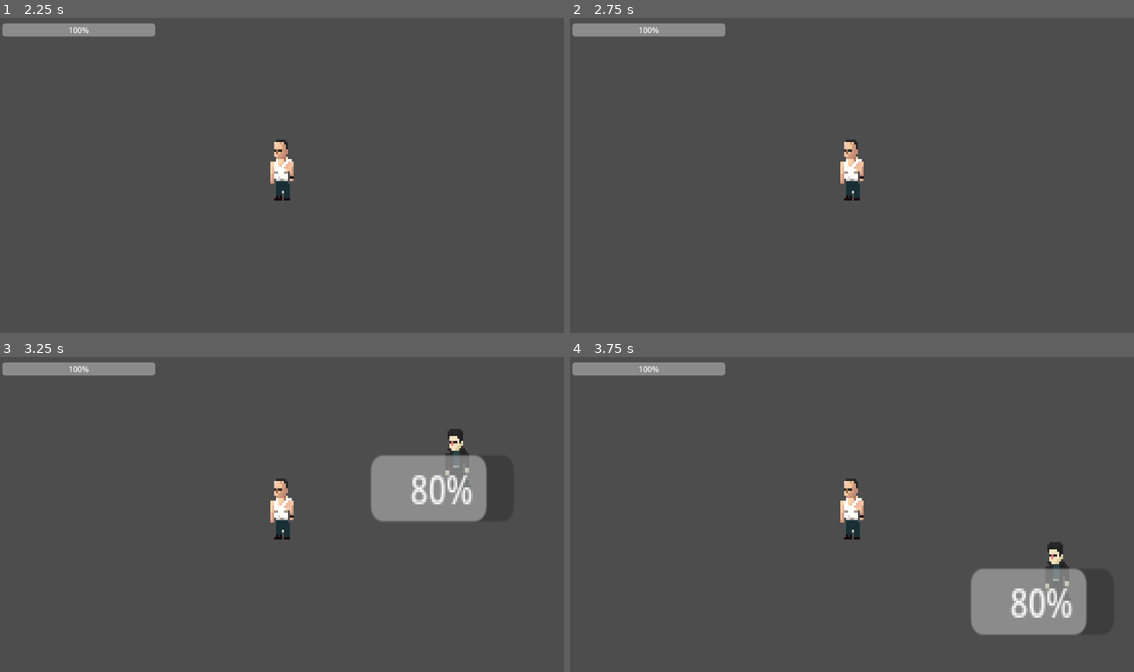
Above: before the commit, frames 1-4 (two rows, left to right).
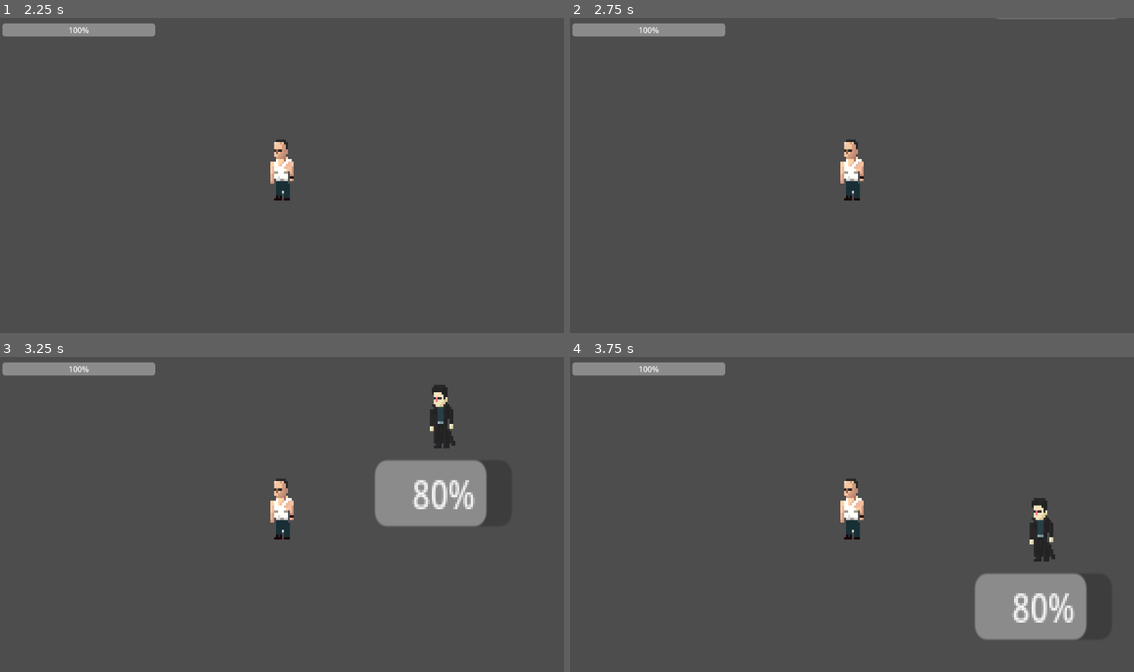
Above: after the commit, the same moments.

Repository: ante-perkovic/ludum-dare
Game: Godot game, scene res://Scenes/intro_level.tscn
The game is run twice, just before and just after one commit, with the same random seed, the same clock (stepped at 60 frames per second) and the same inputs.
Inputs (mouse positions are in pixels of both pictures, inside the frame that each line leads up to):
- Up to frame 1 (2.25 s): tap Enter at 0.5, 2 s; move the mouse to (406, 159) at 0.52 s; hold D (right) 0.53-1.28 s; hold E (interact) 0.53-1.28 s; tap Space (spacebar) at 1.25 s; move the mouse to (169, 191) at 1.27 s; hold S (down) 1.28-2.03 s; tap T (next_level_tmp) at 1.35 s; move the mouse to (338, 106) at 2.02 s; hold D (right) from 2.03 s (still down); hold R (prev_level_tmp) from 2.03 s (still down)
- Up to frame 2 (2.75 s): keep holding D (right); keep holding R (prev_level_tmp)
- Up to frame 3 (3.25 s): tap Space (spacebar) at 2.75, 2.85 s; move the mouse to (253, 577) at 2.77 s; release D (right) at 2.78 s; release R (prev_level_tmp) at 2.78 s; hold W (up) from 2.78 s (still down)
- Up to frame 4 (3.75 s): move the mouse to (1021, 561) at 3.52 s; release W (up) at 3.53 s; hold A (left) from 3.53 s (still down); hold E (interact) from 3.53 s (still down)

Frame 1 is identical in both runs. In frame 2, less than 0.1% of the frame differs, in the area x 75-97%, y 0-1%; in frame 3, 2.3%; in frame 4, 2.4%, in the area x 71-92%, y 44-90%.

Commit message:
hotfix: enemy hitbox

Diff:
--- a/ludumdaregame/Characters/enemy.tscn
+++ b/ludumdaregame/Characters/enemy.tscn
@@ -19,22 +19,24 @@
 }]
 
 [sub_resource type="RectangleShape2D" id="RectangleShape2D_rtu5t"]
-size = Vector2(15, 20)
+size = Vector2(16.5, 30.5)
 
 [node name="Enemy" type="CharacterBody2D" groups=["enemy"]]
 script = ExtResource("1_rtu5t")
 enemy_move_speed = 30.0
 
 [node name="AnimatedSprite2D" type="AnimatedSprite2D" parent="."]
+position = Vector2(-8, -18)
 sprite_frames = SubResource("SpriteFrames_kptum")
 centered = false
 
 [node name="HealthBar" type="ProgressBar" parent="."]
-offset_left = -35.0
-offset_top = 17.0
-offset_right = 38.0
-offset_bottom = 44.0
+offset_left = -33.0
+offset_top = 19.0
+offset_right = 37.0
+offset_bottom = 46.0
 value = 100.0
 
 [node name="CollisionShape2D" type="CollisionShape2D" parent="." groups=["enemy"]]
+position = Vector2(0.75, 0.75)
 shape = SubResource("RectangleShape2D_rtu5t")
